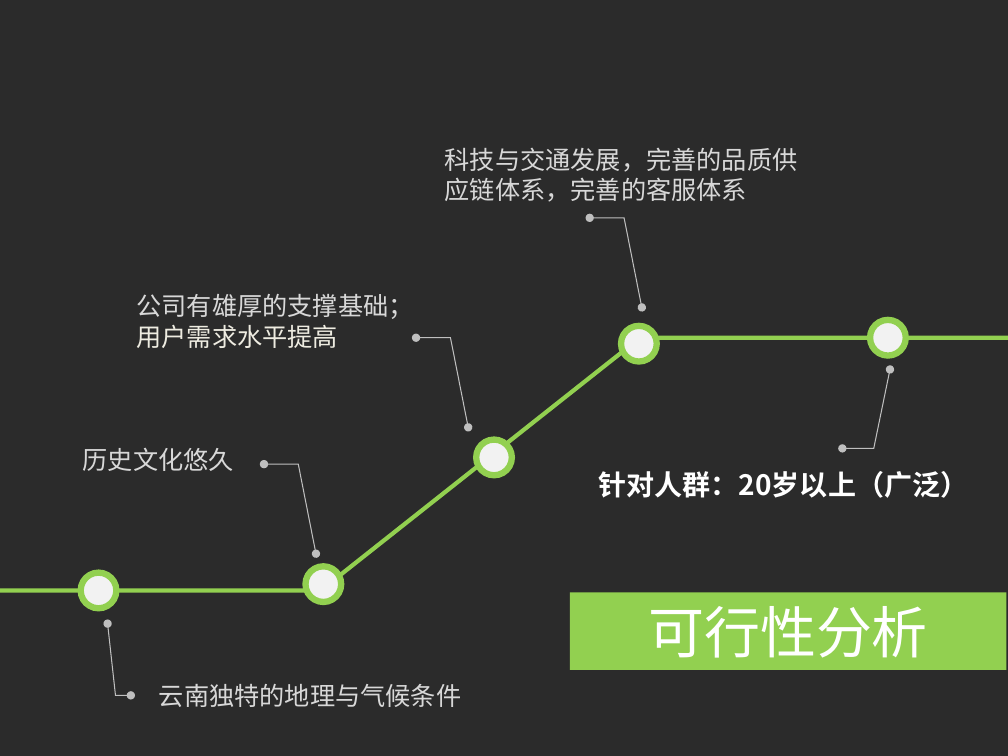
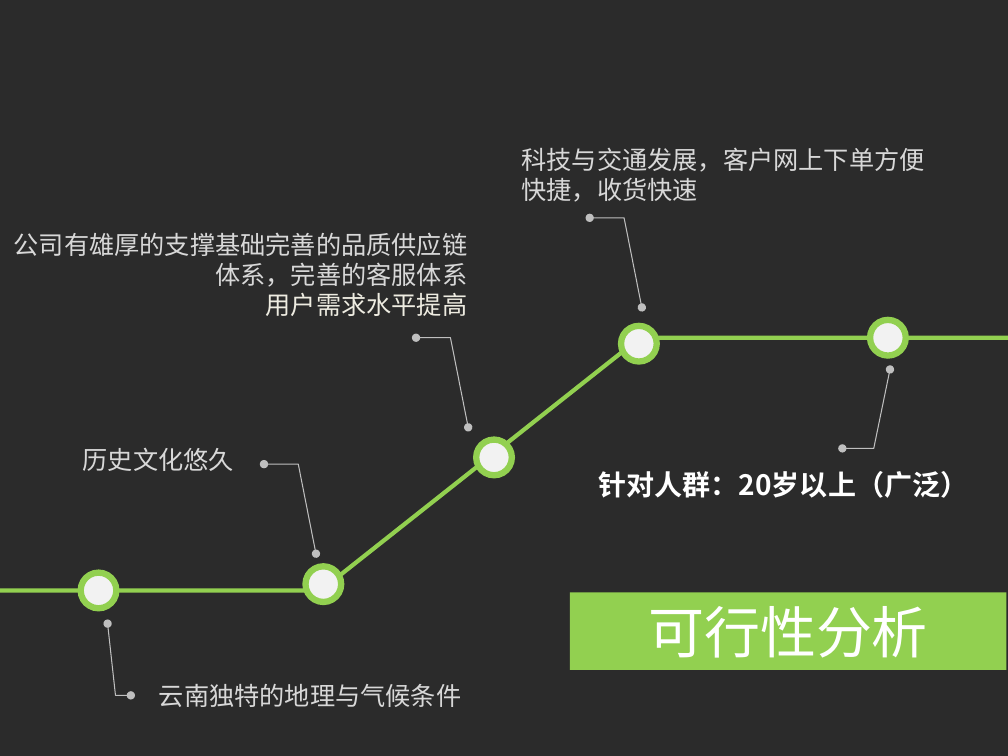
Before and after one commit to kangaijun/chawo.com, a slide deck: slide 5 of 康爱君+茶窝网.ppt. Drawn at 1008x756 pixels with LibreOffice and Linux fonts; fonts in the diff are those of the drawing; background and template pictures are left out; a plain dark background stands for a picture behind light text. Boxes give left, top, right and bottom in pixels: in the first picture for what was removed or moved away, otherwise in the second. Text is boxed around its words. In the diff, an @@ line names an element or a change of style, - is before the commit and + after.

```diff
--- a/康爱君+茶窝网.ppt
+++ b/康爱君+茶窝网.ppt
@@ text at [522,147,925,202]: text changed @@
-科技与交通发展，完善的品质供应链体系，完善的客服体系
+科技与交通发展，客户网上下单方便快捷，收货快速
@@ text "公司有雄厚的支撑基础完善的品质供应链体系，完善的客服体系": place and size @@
-text "公司有雄厚的支撑基础完善的品质供应链体系，完善的客服体系" at [137,294,414,348]
+text "公司有雄厚的支撑基础完善的品质供应链体系，完善的客服体系" at [14,233,468,316]
@@ text at [14,233,468,287]: text changed; font Noto Sans CJK SC to Arial @@
-公司有雄厚的支撑基础；
+公司有雄厚的支撑基础完善的品质供应链体系，完善的客服体系
@@ text at [266,293,468,316]: alignment left to right @@
```
Also in this commit, not shown: 6 other slides changed, 2 slides added, 2 slides removed, 36 other files.
